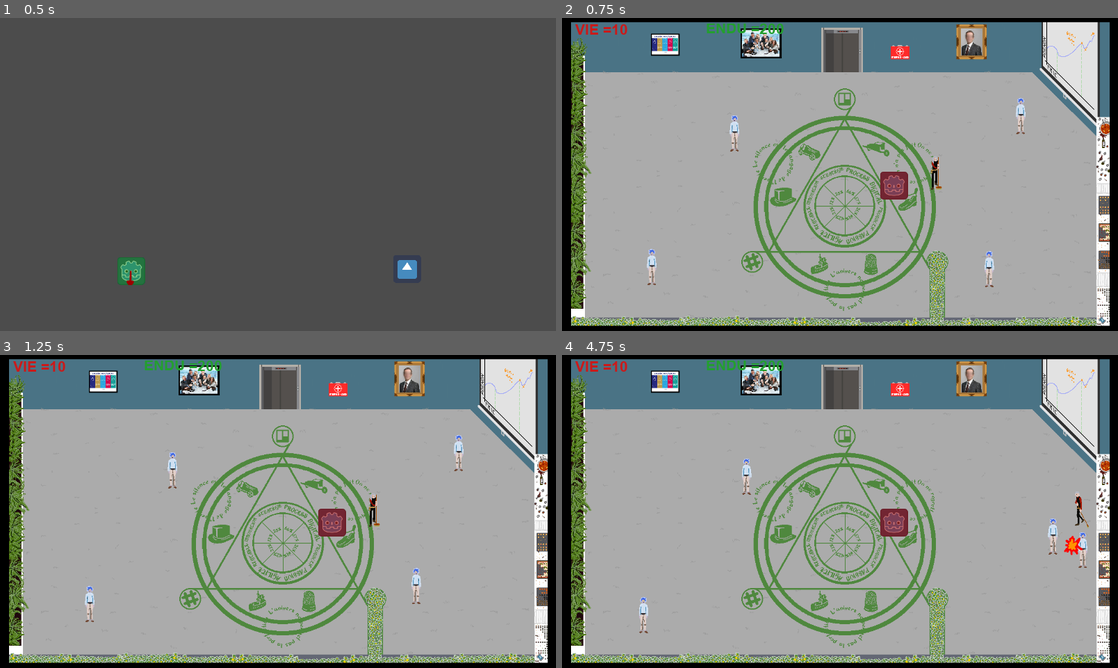
Above: before the commit, frames 1-4 (two rows, left to right).
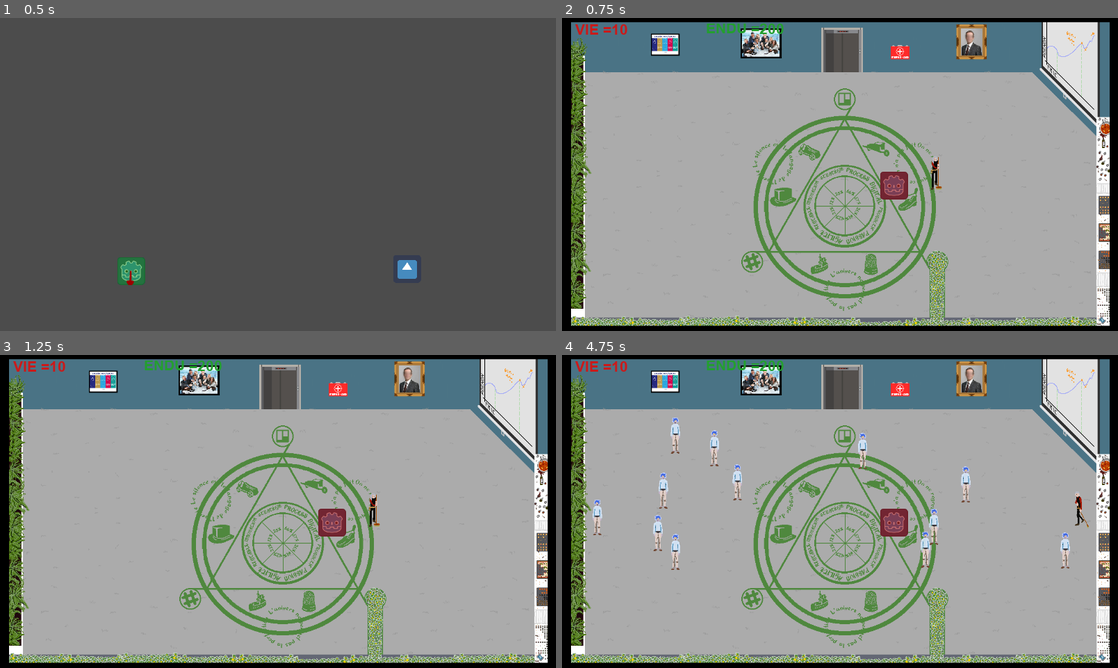
Above: after the commit, the same moments.

Repository: Ant0yne/action_concierge
Game: Godot game, scene res://Scenes/Menu.tscn
Same seed, same stepped clock (60 frames per second), same inputs: the game is played once before the commit and once after it. The engine's default icon, where the game draws it, is replaced by a stand-in: a white triangle on a blue panel in a dark square.
Inputs (mouse positions are in pixels of both pictures, inside the frame that each line leads up to):
- Up to frame 1 (0.5 s): no input
- Up to frame 2 (0.75 s): click (695, 271) at 0.5 s
- Up to frame 3 (1.25 s): no input
- Up to frame 4 (4.75 s): hold Right (ui_right) 1.28-2.03 s; tap Space (ui_select) at 1.35, 1.52, 1.82, 2.1, 2.27, 2.57, 2.85, 3.6, 3.77, 4.07, 4.35, 4.52 s; hold Down (ui_down) 2.03-2.78 s; hold Right (ui_right) 2.78-3.53 s; hold Up (ui_up) 3.53-4.28 s; hold Left (ui_left) from 4.28 s (still down)

Frame 1 is identical in both runs. In frame 2, 0.5% of the frame differs, in the area x 15-84%, y 25-86%; in frame 3, 0.5%; in frame 4, 2.1%, in the area x 5-95%, y 20-89%.

Commit message:
Spawn RH partie 1

Diff:
--- /dev/null
+++ b/Scenes/GestionRH.gd
@@ -0,0 +1,22 @@
+extends Node2D
+
+const RH = preload("res://Scenes/RH.tscn")
+
+var zone_creation_RH_X = int(1000)
+var zone_creation_RH_Y = int(500)
+var vecteur_cible
+
+
+func _ready():
+	_random_position()
+
+
+func _process(delta):
+	if Input.is_action_just_released("ui_select"):
+		var rh = RH.instance()
+		rh.global_position = vecteur_cible
+		add_child(rh)
+		_random_position()
+
+func _random_position():
+	vecteur_cible = Vector2(rand_range(70, zone_creation_RH_X), rand_range(135, zone_creation_RH_Y))
--- /dev/null
+++ b/Scenes/GestionRH.tscn
@@ -0,0 +1,6 @@
+[gd_scene load_steps=2 format=2]
+
+[ext_resource path="res://Scenes/GestionRH.gd" type="Script" id=1]
+
+[node name="GestionRH" type="Node2D"]
+script = ExtResource( 1 )
--- a/Scenes/Main.tscn
+++ b/Scenes/Main.tscn
@@ -2,7 +2,7 @@
 
 [ext_resource path="res://Scenes/Perso.tscn" type="PackedScene" id=1]
 [ext_resource path="res://Scenes/DecorTest.tscn" type="PackedScene" id=2]
-[ext_resource path="res://Scenes/RH.tscn" type="PackedScene" id=3]
+[ext_resource path="res://Scenes/GestionRH.gd" type="Script" id=3]
 [ext_resource path="res://Scenes/UIPersoVie.tscn" type="PackedScene" id=4]
 [ext_resource path="res://Recherche environnement.png" type="Texture" id=5]
 [ext_resource path="res://Scenes/UIPersoEndu.tscn" type="PackedScene" id=6]
@@ -23,18 +23,7 @@
 position = Vector2( 763.607, 407.41 )
 
 [node name="RH" type="YSort" parent="YSort"]
-
-[node name="RH" parent="YSort/RH" instance=ExtResource( 3 )]
-position = Vector2( 1055.62, 225.411 )
-
-[node name="RH2" parent="YSort/RH" instance=ExtResource( 3 )]
-position = Vector2( 396.85, 265.096 )
-
-[node name="RH3" parent="YSort/RH" instance=ExtResource( 3 )]
-position = Vector2( 985.776, 580.989 )
-
-[node name="RH4" parent="YSort/RH" instance=ExtResource( 3 )]
-position = Vector2( 206.362, 573.052 )
+script = ExtResource( 3 )
 
 [node name="UIPersoVie" parent="." instance=ExtResource( 4 )]
 margin_left = 29.685
--- a/Script/Personnage.gd
+++ b/Script/Personnage.gd
@@ -47,7 +47,7 @@
 	animationTree.set("parameters/Dash/blend_position", Vector2.DOWN)
 
 func _physics_process(delta):
-	print(timerEndu.time_left)
+#	print(timerEndu.time_left)
 	match etat:
 		MARCHE:
 			_marche_etat(delta)
@@ -127,7 +127,7 @@
 func _recup_endu(valeur):
 	endu_recup = false
 	if timerEndu.is_stopped():
-		print(valeur)
+#		print(valeur)
 		timerEndu.start(valeur)
 	if valeur == stats.endu_vide:
 		timerEndu.stop()
